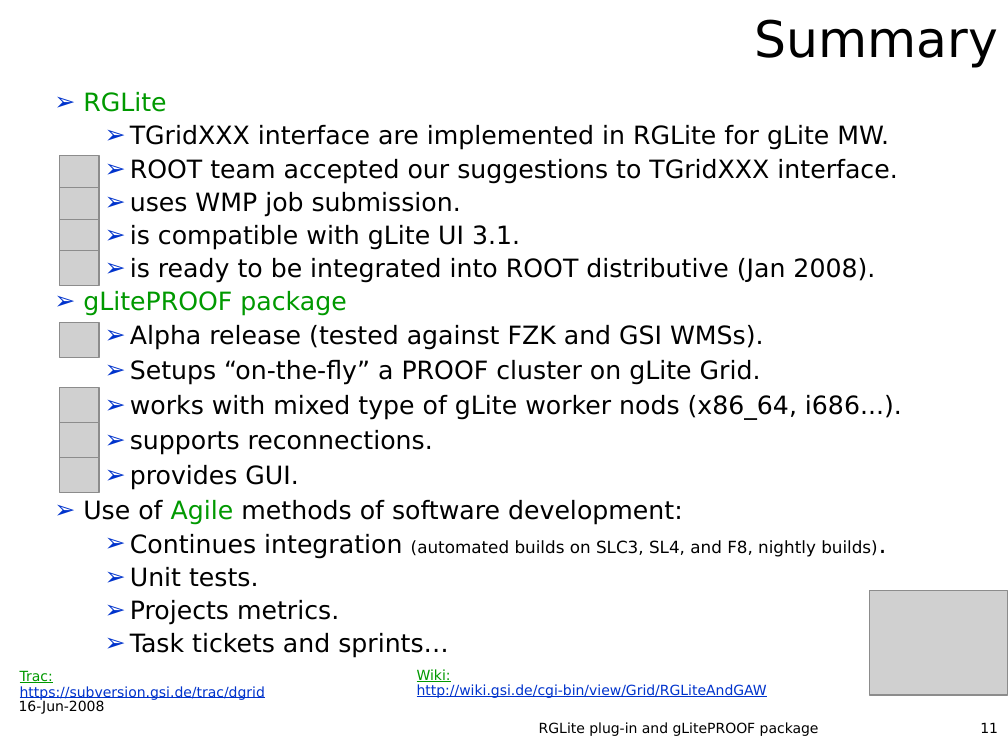
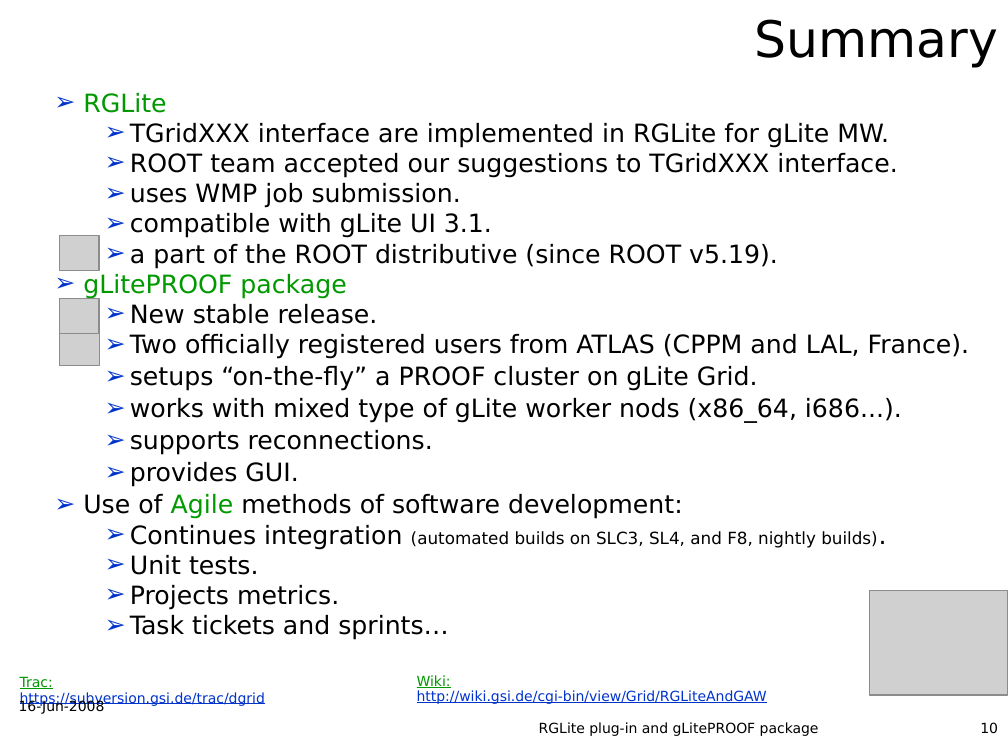
Before and after one commit to AnarManafov/PoDDocumentation, a slide deck: slide 10 of HEPCG-Workshops/2008-Jun/HEPCG-Workshops-2008-Jun-RGLite_gLitePROOF-GSI.ppt (slide 11 before the commit). Drawn at 1008x756 pixels with LibreOffice and Linux fonts; fonts in the diff are those of the drawing; grey boxes stand for pictures; background and template pictures are left out. Boxes give left, top, right and bottom in pixels: in the first picture for what was removed or moved away, otherwise in the second. Text is boxed around its words. In the diff, an @@ line names an element or a change of style, - is before the commit and + after.

```diff
--- a/HEPCG-Workshops/2008-Jun/HEPCG-Workshops-2008-Jun-RGLite_gLitePROOF-GSI.ppt
+++ b/HEPCG-Workshops/2008-Jun/HEPCG-Workshops-2008-Jun-RGLite_gLitePROOF-GSI.ppt
@@ text at box(83, 93, 902, 640): line spacing 0.89 to 0.79; line spacing 0.93 to 0.83 @@
@@ picture removed at box(59, 156, 99, 192) @@
@@ picture removed at box(59, 187, 99, 223) @@
@@ picture: place and size @@
-picture at box(59, 220, 99, 255)
+picture at box(59, 235, 99, 270)
@@ text at box(130, 213, 778, 269): text changed @@
-    ➢ is compatible with gLite UI 3.1.
-    ➢ is ready to be integrated into ROOT distributive (Jan 2008).
+    ➢ compatible with gLite UI 3.1.
+    ➢ a part of the ROOT distributive (since ROOT v5.19).
@@ picture: place and size @@
-picture at box(59, 251, 99, 286)
+picture at box(59, 298, 99, 334)
@@ text at box(130, 304, 970, 391): text changed @@
-    ➢ Alpha release (tested against FZK and GSI WMSs).
-    ➢ Setups “on-the-fly” a PROOF cluster on gLite Grid.
+    ➢ New stable release.
+    ➢ Two officially registered users from ATLAS (CPPM and LAL, France).
+    ➢ setups “on-the-fly” a PROOF cluster on gLite Grid.
@@ picture: place and size @@
-picture at box(59, 323, 99, 358)
+picture at box(59, 331, 99, 366)
@@ picture removed at box(59, 388, 99, 423) @@
@@ picture removed at box(59, 422, 99, 458) @@
@@ picture removed at box(59, 458, 99, 493) @@
@@ text "Trac: https://subversion.gsi.de/trac/dgrid": place and size @@
-text "Trac: https://subversion.gsi.de/trac/dgrid" at box(20, 670, 265, 700)
+text "Trac: https://subversion.gsi.de/trac/dgrid" at box(20, 676, 265, 706)
@@ text "Wiki: http://wiki.gsi.de/cgi-bin/view/Grid/RGLiteAndGAW": place and size @@
-text "Wiki: http://wiki.gsi.de/cgi-bin/view/Grid/RGLiteAndGAW" at box(417, 669, 767, 698)
+text "Wiki: http://wiki.gsi.de/cgi-bin/view/Grid/RGLiteAndGAW" at box(417, 675, 767, 704)
@@ page number at box(980, 722, 998, 734): text changed @@
-11
+10
```
Also in this commit, not shown: 5 other slides changed, 1 slide removed.
